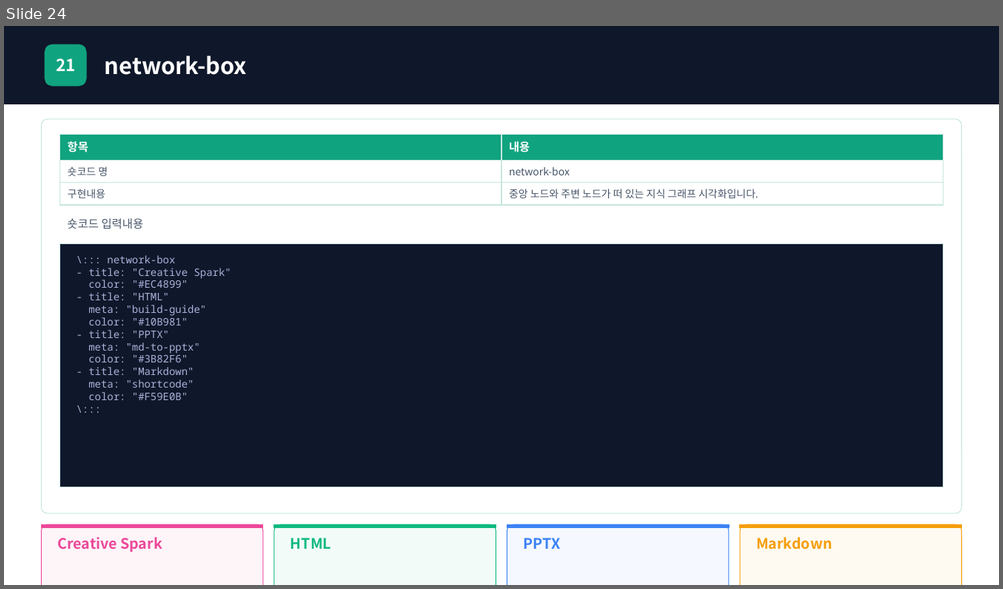
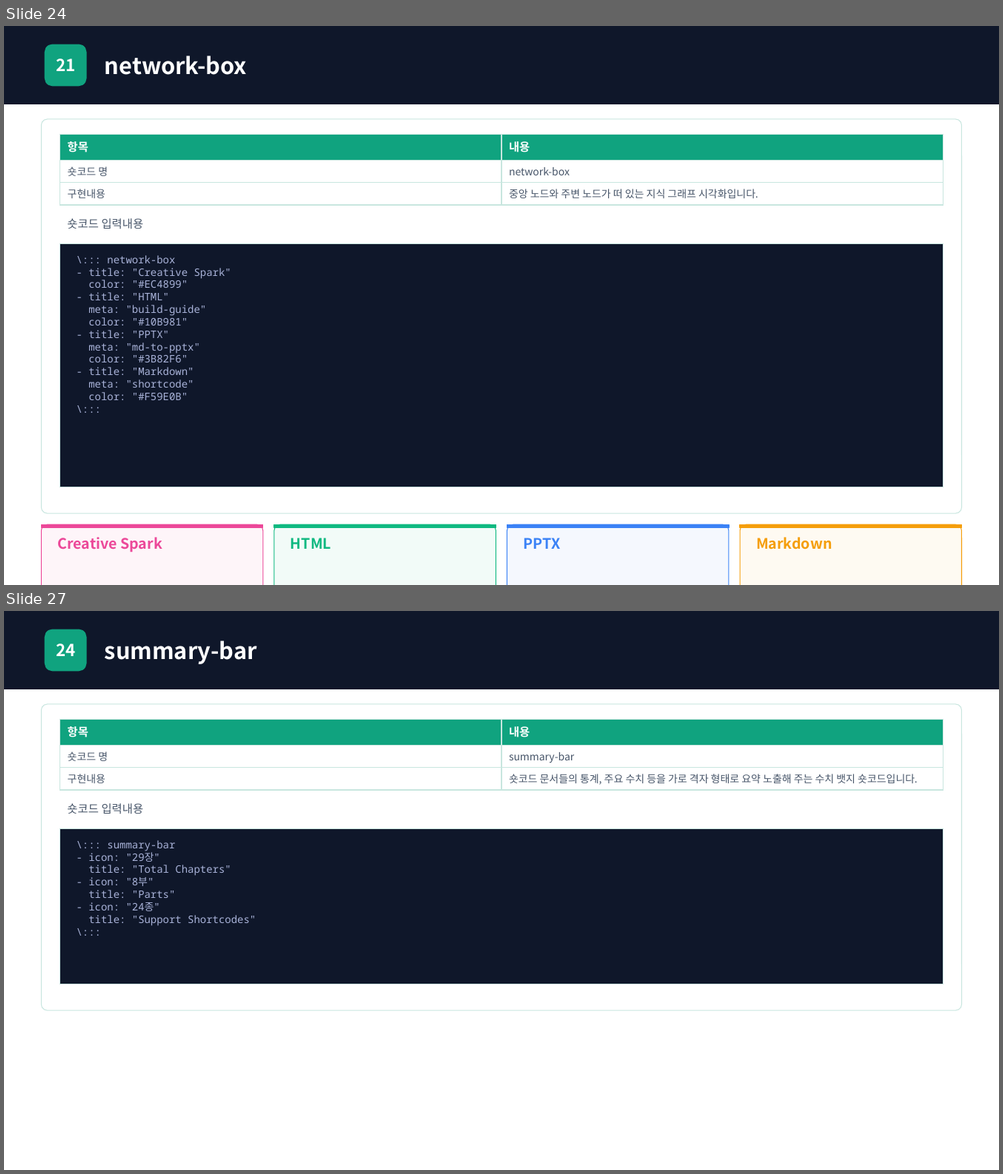
Before and after one commit to chamgil71/creative-spark, a slide deck: public/showcase/showcase.pptx. Shown one above the other, each under a label of ours: slide 24 before the commit, slides 24 and 27 after it; the slides between them are not shown. The pictures are 1003x589 and 1003x1174 pixels, drawn with LibreOffice and Linux fonts; fonts in the diff are those of the drawing. Boxes give left, top, right and bottom in pixels: in the first picture for what was removed or moved away, otherwise in the second. Text is boxed around its words. In the diff, an @@ line names an element or a change of style, - is before the commit and + after.

Commit message:
feat & docs: implement table of contents shortcodes (part-deck, chapter-list, summary-bar) and update showcase

```diff
--- a/public/showcase/showcase.pptx
+++ b/public/showcase/showcase.pptx
@@ slide 27 added at (4, 611, 999, 1170), background #FFFFFF @@
@@ rectangle added at (4, 611, 999, 689), fill #0F172A, outline #0F172A 1 pt @@
@@ rounded rectangle added at (45, 629, 86, 671), fill #10A37F, outline #10A37F 1 pt @@
@@ text added at (56, 644, 75, 656), 16 pt, text #FFFFFF, bold @@
+24
@@ text added at (105, 641, 257, 664), 22 pt, text #FFFFFF, bold @@
+summary-bar
@@ rounded rectangle added at (41, 704, 962, 1011), fill #FFFFFF, outline #C8E6DF 0.75 pt @@
@@ table added at (60, 719, 943, 794), 3 rows, 2 columns @@
+항목 | 내용
+숏코드 명 | summary-bar
+구현내용 | 숏코드 문서들의 통계, 주요 수치 등을 가로 격자 형태로 요약 노출해 주는 수치 뱃지 숏코드입니다.
@@ text added at (67, 803, 144, 814), 11 pt, text #475569 @@
+숏코드 입력내용
@@ rectangle added at (60, 829, 942, 985), fill #0F172A, outline #C8E6DF 0.75 pt @@
@@ text added at (88, 840, 256, 926), 10 pt, text #A8B2D8 @@
+\::: summary-bar
+- icon: "29장"
+title: "Total Chapters"
+- icon: "8부"
+title: "Parts"
+- icon: "24종"
+title: "Support Shortcodes"
+\:::
```
Also in this commit, not shown: 1 slide changed, 2 other slides added, 54 other files.
